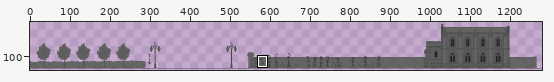
A pixel-art file gets an edit: assets/lvl1.ase. The first picture is a wide view before the edit; the outline marks the close-up.
Close-up. Earlier state:
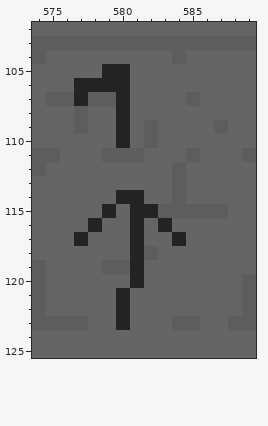
1280x144 pixels, 1 frame. Shown: x 574..589, y 102..125. The wide view leaves out empty margins. The commit also changed other parts of the picture, which this record leaves out.
Now the later version:
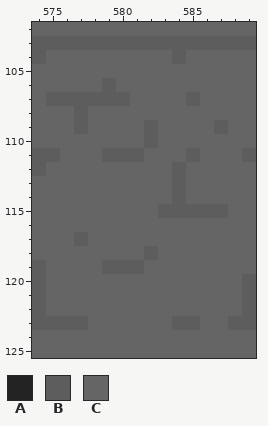
Palette (. is transparent): A #232323  B #5d5d5d  C #656565
Difference:
{"change": "layer \"Spawn Notes\" now hidden"}
{"y":105,"x":579,"old":"AA","new":"CC"}
{"y":106,"x":577,"old":"AAAA","new":"CCBC"}
{"y":107,"x":577,"old":"A","new":"B"}
{"y":107,"x":580,"old":"A","new":"B"}
{"y":108,"x":580,"old":"A","new":"C"}
{"y":109,"x":580,"old":"A","new":"C"}
{"y":110,"x":580,"old":"A","new":"C"}
{"y":114,"x":580,"old":"AA","new":"CC"}
{"y":115,"x":579,"old":"A","new":"C"}
{"y":115,"x":581,"old":"AA","new":"CC"}
{"y":116,"x":578,"old":"A","new":"C"}
{"y":116,"x":581,"old":"A","new":"C"}
{"y":116,"x":583,"old":"A","new":"C"}
{"y":117,"x":577,"old":"A","new":"B"}
{"y":117,"x":581,"old":"A","new":"C"}
{"y":117,"x":584,"old":"A","new":"C"}
{"y":118,"x":581,"old":"A","new":"C"}
{"y":119,"x":581,"old":"A","new":"B"}
{"y":120,"x":581,"old":"A","new":"C"}
{"y":121,"x":580,"old":"A","new":"C"}
{"y":122,"x":580,"old":"A","new":"C"}
{"y":123,"x":580,"old":"A","new":"C"}
{"label":"changed","picture_box":[74,64,130,148]}
{"label":"changed","picture_box":[74,190,186,330]}
